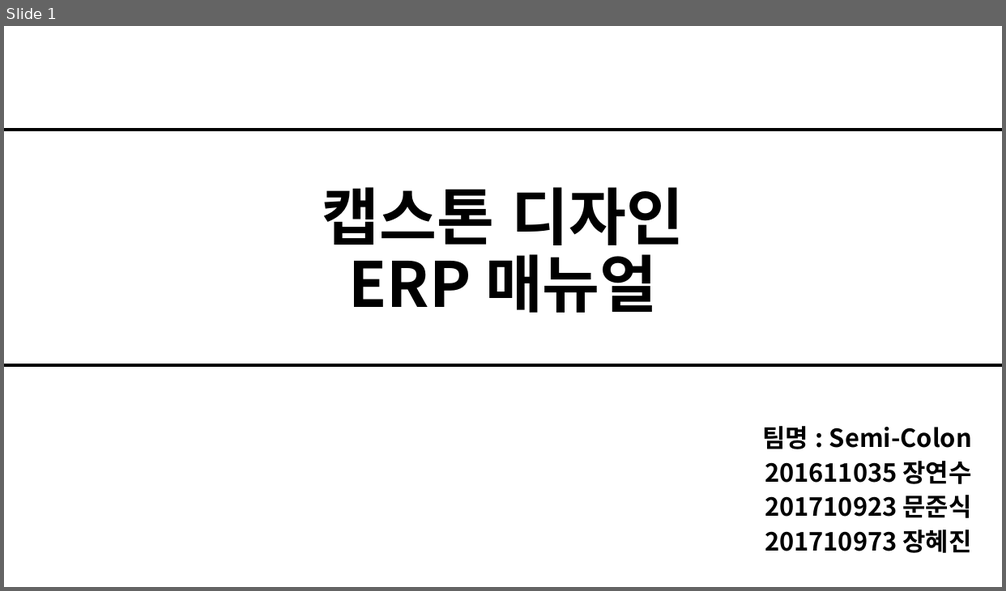
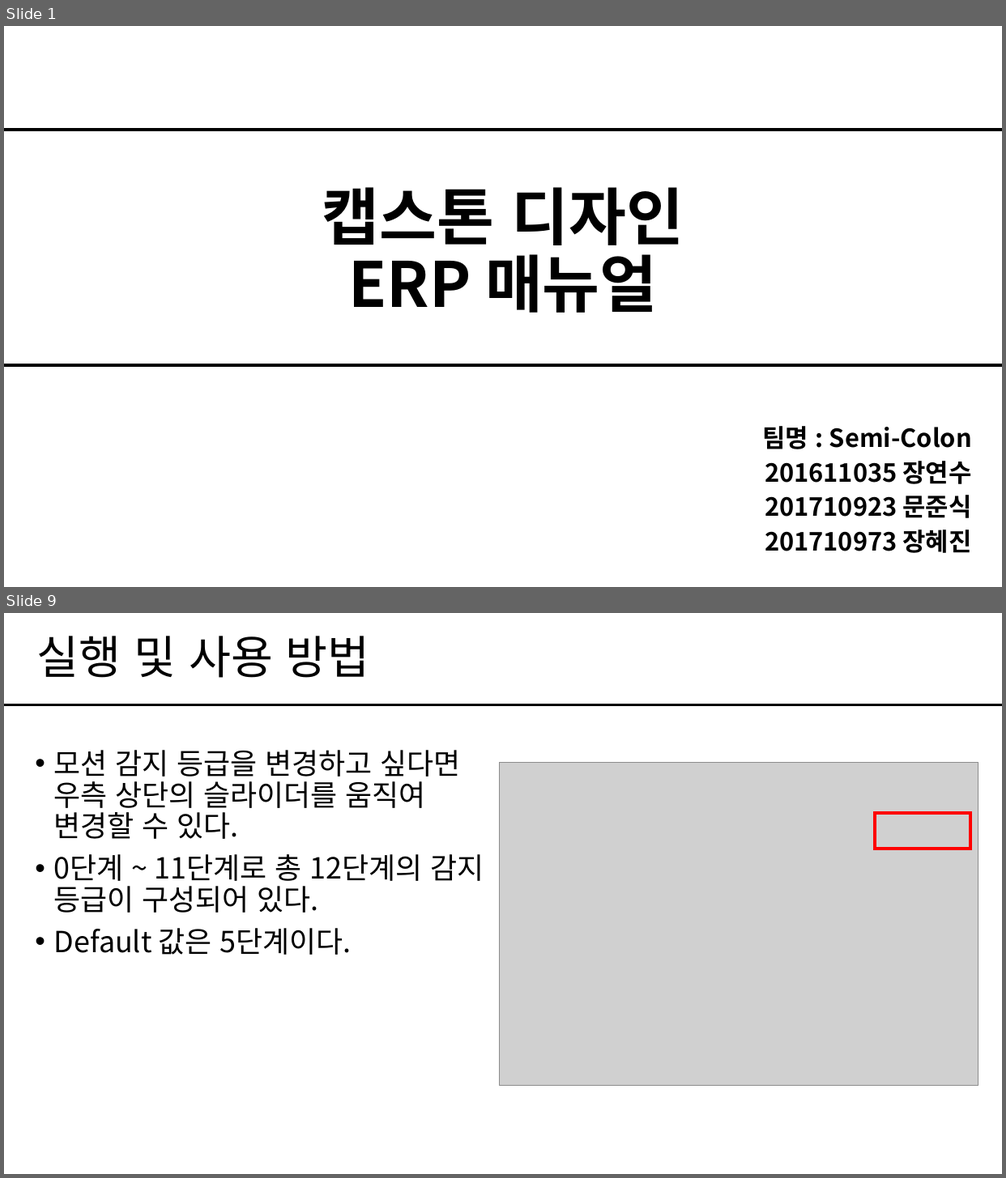
Before and after one commit to Semicolon-JangHyeJin/sc-grad-doc, a slide deck: Document/7. 매뉴얼/[ERP]매뉴얼_Ver1.0.0_Semi-Colon.pptx. Shown one above the other, each under a label of ours: slide 1 before the commit, slides 1 and 9 after it; the slides between them are not shown. The pictures are 1006x591 and 1006x1178 pixels, drawn with LibreOffice and Linux fonts; fonts in the diff are those of the drawing; grey boxes stand for pictures. Boxes give left, top, right and bottom in pixels: in the first picture for what was removed or moved away, otherwise in the second. Text is boxed around its words. In the diff, an @@ line names an element or a change of style, - is before the commit and + after.

```diff
--- a/Document/7. 매뉴얼/[ERP]매뉴얼_Ver1.0.0_Semi-Colon.pptx
+++ b/Document/7. 매뉴얼/[ERP]매뉴얼_Ver1.0.0_Semi-Colon.pptx
@@ slide 9 added at <box>4,613,1002,1174</box>, background #FFFFFF @@
@@ title added at <box>37,636,370,678</box>, 44 pt, text #000000 @@
+실행 및 사용 방법
@@ line added from (4, 705) to (1002, 705), #000000 2.25 pt @@
@@ text added at <box>54,750,484,955</box>, 28 pt, text #000000 @@
+• 모션 감지 등급을 변경하고 싶다면
+  우측 상단의 슬라이더를 움직여
+  변경할 수 있다.
+• 0단계 ~ 11단계로 총 12단계의 감지 등급이 구성되어 있다.
+• Default 값은 5단계이다.
@@ picture added at <box>500,763,978,1085</box> @@
@@ rectangle added at <box>875,813,970,849</box>, outline #FF0000 3 pt @@
```
Also in this commit, not shown: 2 slides changed, 7 other slides added, 3 slides removed, 3 other files.
